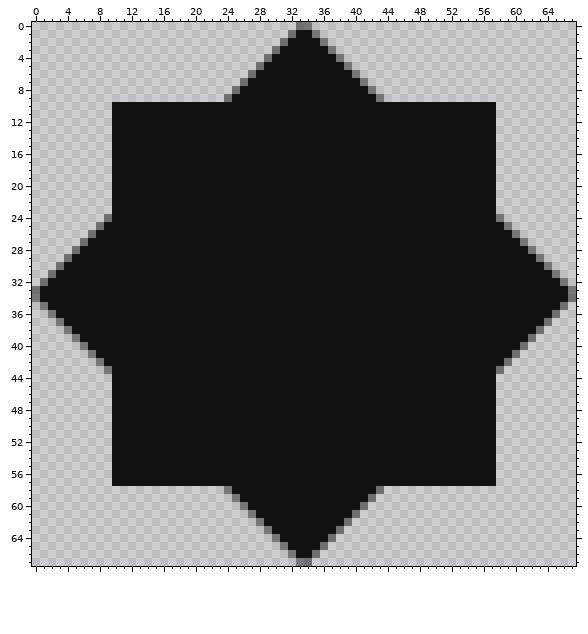
Sprite sheet: img/icon.png. Above is the file before it was changed.
The file is 68x68 pixels. Colours within 5 levels of each other are drawn and written as one.
And afterwards:
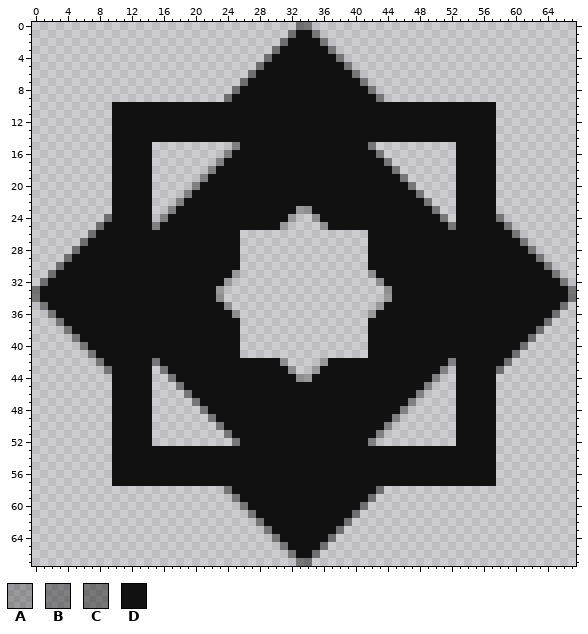
Palette (. is transparent): A #11111147  B #11111168  C #11111175  D #111111
The exact change:
Colour A replaces colour D in row 23 at x 33 to 34; in row 24 at x 32 and 35; in row 25 at x 31 and 36; in row 31 at x 25 and 42; in row 32 at x 24 and 43; in rows 33 to 34 at x 23 and 44.
Colour A replaces colour D in row 35 at x 24 and 43; in row 36 at x 25 and 42; in row 42 at x 31 and 36; in row 43 at x 32 and 35; in row 44 at x 33 to 34.
Colour B replaces colour D in row 15 at x 25 and 42; in row 16 at x 24 and 43; in row 17 at x 23 and 44; in row 18 at x 22 and 45; in row 19 at x 21 and 46; in row 20 at x 20 and 47.
Colour B replaces colour D in row 21 at x 19 and 48; in row 22 at x 18 and 49; in row 23 at x 17 and 50; in row 24 at x 16 and 51; in row 25 at x 15 and 52; in row 42 at x 15 and 52.
Colour B replaces colour D in row 43 at x 16 and 51; in row 44 at x 17 and 50; in row 45 at x 18 and 49; in row 46 at x 19 and 48; in row 47 at x 20 and 47; in row 48 at x 21 and 46.
Colour B replaces colour D in row 49 at x 22 and 45; in row 50 at x 23 and 44; in row 51 at x 24 and 43; in row 52 at x 25 and 42.
The author cleared colour D in row 15 at x 15 to 24 and 43 to 52; in row 16 at x 15 to 23 and 44 to 52; in row 17 at x 15 to 22 and 45 to 52; in row 18 at x 15 to 21 and 46 to 52; in row 19 at x 15 to 20 and 47 to 52; in row 20 at x 15 to 19 and 48 to 52.
The author cleared colour D in row 21 at x 15 to 18 and 49 to 52; in row 22 at x 15 to 17 and 50 to 52; in row 23 at x 15 to 16 and 51 to 52; in row 24 at x 15, 33 to 34 and 52; in row 25 at x 32 to 35; in rows 26 to 31 at x 26 to 41.
The author cleared colour D in row 32 at x 25 to 42; in rows 33 to 34 at x 24 to 43; in row 35 at x 25 to 42; in rows 36 to 41 at x 26 to 41; in row 42 at x 32 to 35; in row 43 at x 15, 33 to 34 and 52.
The author cleared colour D in row 44 at x 15 to 16 and 51 to 52; in row 45 at x 15 to 17 and 50 to 52; in row 46 at x 15 to 18 and 49 to 52; in row 47 at x 15 to 19 and 48 to 52; in row 48 at x 15 to 20 and 47 to 52; in row 49 at x 15 to 21 and 46 to 52.
The author cleared colour D in row 50 at x 15 to 22 and 45 to 52; in row 51 at x 15 to 23 and 44 to 52; in row 52 at x 15 to 24 and 43 to 52.
